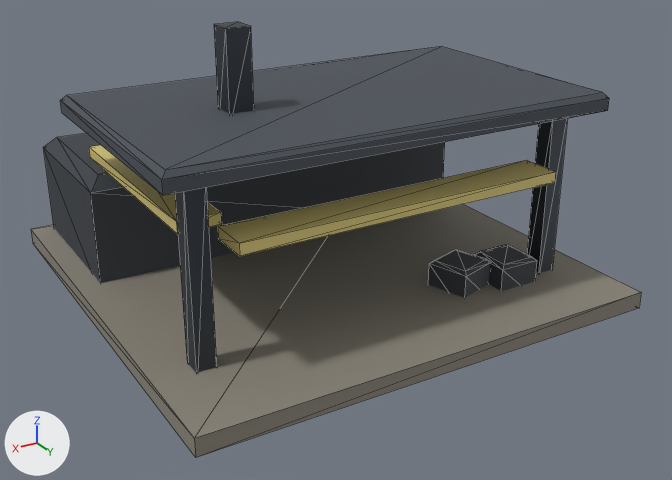
One commit to the glTF model assets/models/repair_depot.glb: the scene before it, then after it.
Rendered twice from a camera (50 mm lens) standing at (5.64, 9.99, 5.41) and looking at (-0.02, 0.56, 0.69). The lights are fixed; the arrows at lower left show +X, +Y and +Z. The first picture is the older version. Mesh edges are drawn as thin lines. Vertices at exactly the same position are counted once.

Objects in the first picture: 'Body'.
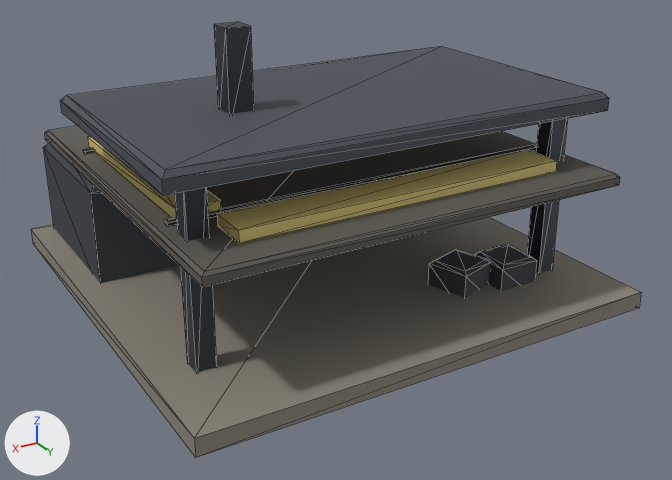
What differs and where, as boxes (x1, y1, x2, y2) in the pictures (672 x 480 px):
part 1 of me_body, built on: before (89, 145, 556, 256); after (45, 126, 620, 287)

Patch to the scene script:
```diff
--- a/assets/models/repair_depot.glb.py
+++ b/assets/models/repair_depot.glb.py
@@ mat_concrete_dark @@
+mat_concrete_dark = principled_material('Concrete_Dark')
+mat_concrete_dark.base_color = (0.112, 0.105, 0.0862)  # dark grey #5e5b53
+mat_concrete_dark.roughness = 0.8
@@ me_body @@
 # used by ob_body; location = (0.0, 0.0, 0.0)
-me_body.from_pydata(...)  # 104 vertices, 164 faces; spans x -3.0..3.0, y -3.0..3.0, z 0.0..3.55
+me_body.from_pydata(...)  # 132 vertices, 208 faces; spans x -3.0..3.0, y -3.0..3.0, z 0.0..3.55
+# me_body part 1
+# 1 vertex is removed from x 1.9, y 1.38, z 1.6
+# 24 faces are deleted
+# 7 vertices move from x -2.1..2.41, y -1.62..2.23, z 1.6 to x -2.54..2.54, y -1.62..2.23, z 1.73..1.88
+# 29 vertices are added at x -2.7..2.7, y -2.7..2.7, z 1.6..1.88
+# 24 new faces join them, mat_dark (black #222629)
+# 20 new faces join them, mat_concrete_dark (dark grey #5e5b53)
+# 24 new faces join them, mat_faction (yellow #d9c87a)
 me_body.materials.append(mat_concrete)
@@ me_body @@
 me_body.materials.append(mat_faction)
+me_body.materials.append(mat_concrete_dark)  # dark grey #5e5b53
```
